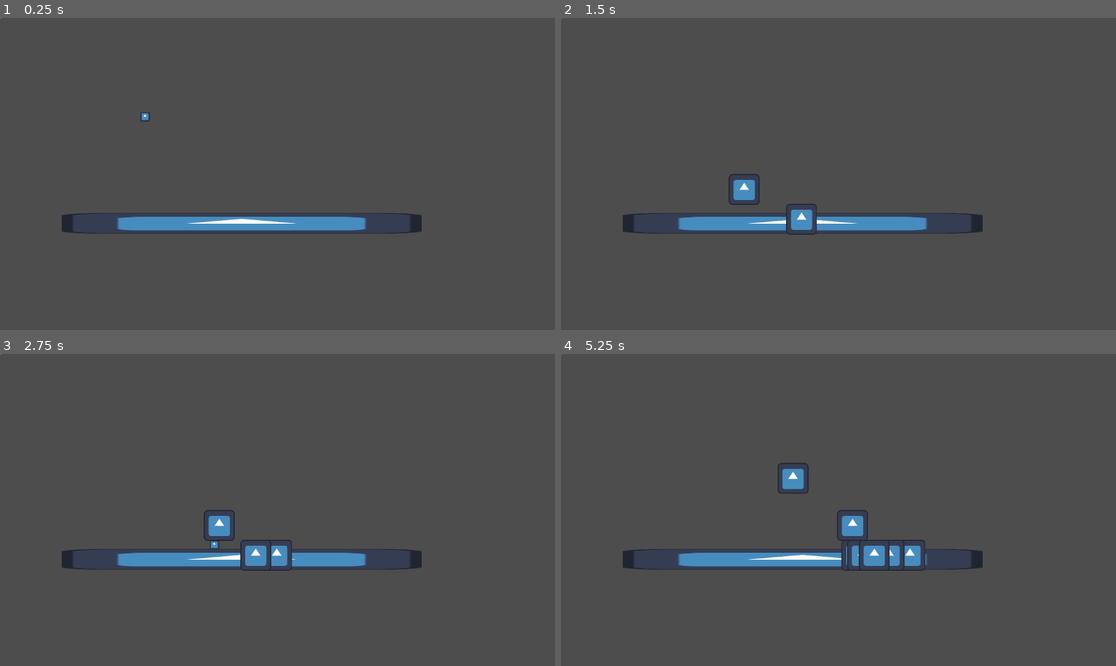
Above: before the commit, frames 1-4 (two rows, left to right).
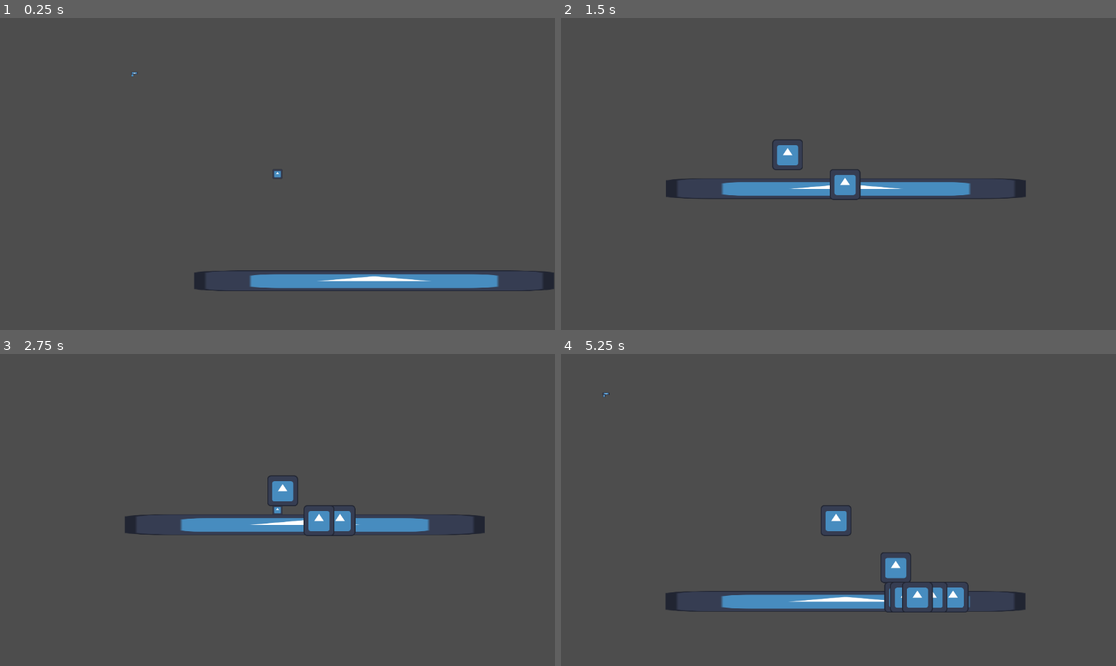
Above: after the commit, the same moments.

Repository: mathkimchi/PeddieHacks2025
Game: Godot game, scene res://Scenes/world.tscn
Two runs of this game, one before a commit and one after it. Both use one fixed random seed, a clock stepped at 60 frames per second and the inputs below. The engine's default icon, where the game draws it, is replaced by a stand-in: a white triangle on a blue panel in a dark square.
Inputs (mouse positions are in pixels of both pictures, inside the frame that each line leads up to):
- Up to frame 1 (0.25 s): no input
- Up to frame 2 (1.5 s): move the mouse to (960, 158) at 0.52 s; hold D (ui_right) from 0.53 s (still down); click (960, 158) at 0.6 s; tap W (ui_up) at 0.77 s; move the mouse to (727, 189) at 1.27 s; click (727, 189) at 1.35 s
- Up to frame 3 (2.75 s): tap W (ui_up) at 1.52 s; move the mouse to (333, 441) at 2.02 s; release D (ui_right) at 2.03 s; hold A (ui_left) from 2.03 s (still down); click (333, 441) at 2.1 s
- Up to frame 4 (5.25 s): move the mouse to (810, 572) at 2.77 s; release A (ui_left) at 2.78 s; hold D (ui_right) 2.78-4.28 s; click (810, 572) at 2.85 s; tap W (ui_up) at 3.02, 3.77, 4.52 s; move the mouse to (1005, 556) at 3.52 s; click (1005, 556) at 3.6 s; move the mouse to (672, 463) at 4.27 s; hold A (ui_left) 4.28-5.03 s; click (672, 463) at 4.35 s; move the mouse to (866, 510) at 5.02 s; hold D (ui_right) from 5.03 s (still down); click (866, 510) at 5.1 s

The runs differ from the first frame. In frame 1, 5.4% of the frame differs, in the area x 0-100%, y 0-88%; in frame 2, 5.6%; in frame 3, 5.7%; in frame 4, 6.6%, in the area x 0-84%, y 0-83%.

Commit message:
added a very basic main camera
will smooth it out and add zooming in later

Diff:
--- a/Scenes/player/player.tscn
+++ b/Scenes/player/player.tscn
@@ -18,3 +18,5 @@
 
 [node name="PoopGun" parent="." instance=ExtResource("3_mxepk")]
 position = Vector2(14, 22)
+
+[node name="MainCam" type="Camera2D" parent="."]
